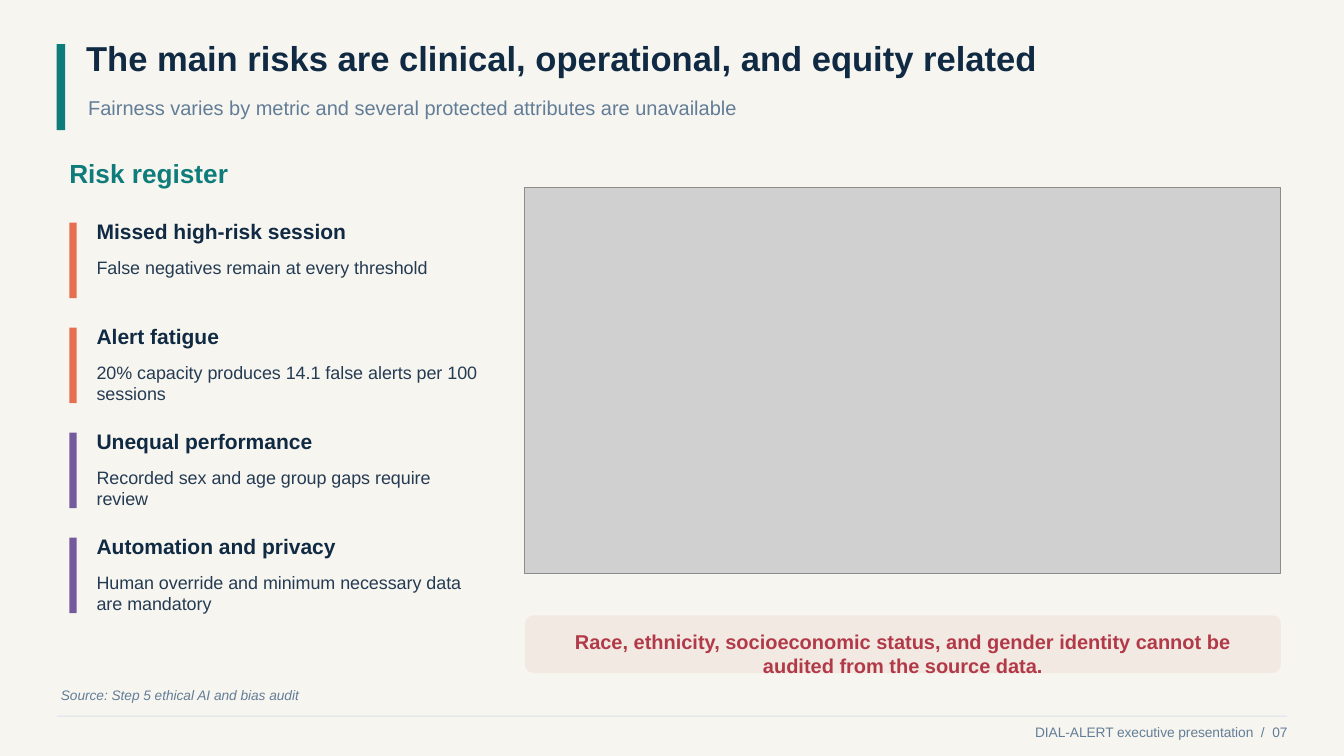
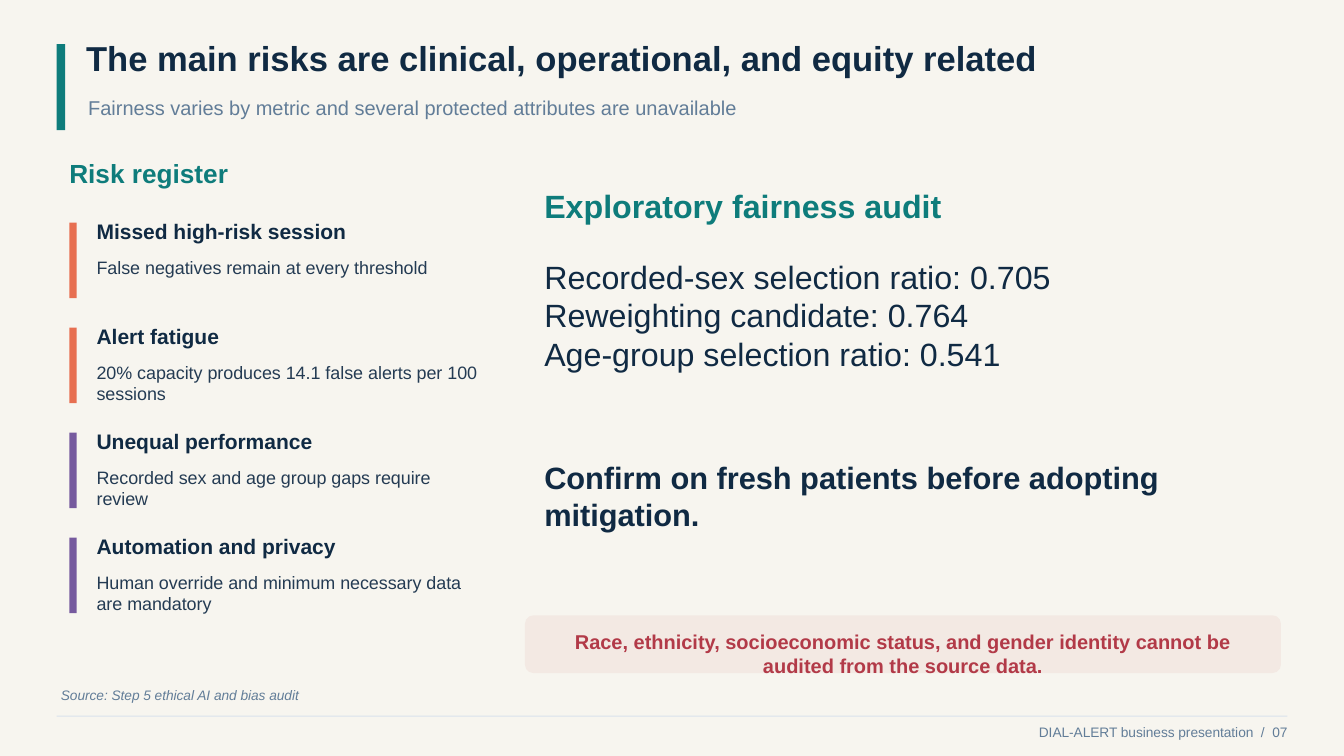
Before and after one commit to guillanofg/DIAL-ALERT, a slide deck: slide 7 of reports/Franklin_Guillano_DIAL_ALERT_Business_Presentation.pptx. Drawn at 1344x756 pixels with LibreOffice and Linux fonts; fonts in the diff are those of the drawing; grey boxes stand for pictures. Boxes give left, top, right and bottom in pixels: in the first picture for what was removed or moved away, otherwise in the second. Text is boxed around its words. In the diff, an @@ line names an element or a change of style, - is before the commit and + after.

```diff
--- a/reports/Franklin_Guillano_DIAL_ALERT_Business_Presentation.pptx
+++ b/reports/Franklin_Guillano_DIAL_ALERT_Business_Presentation.pptx
@@ picture removed at [525, 188, 1281, 574] @@
@@ text added at [544, 194, 941, 224], 23 pt, text #0E7C7B, bold @@
+Exploratory fairness audit
@@ text added at [544, 265, 1051, 372], 23 pt, text #102A43 @@
+Recorded-sex selection ratio: 0.705
+Reweighting candidate: 0.764
+Age-group selection ratio: 0.541
@@ text added at [544, 466, 1159, 531], 22 pt, text #102A43, bold @@
+Confirm on fresh patients before adopting mitigation.
@@ text at [1039, 727, 1287, 740]: text changed @@
-DIAL-ALERT executive presentation / 07
+DIAL-ALERT business presentation / 07
```
Also in this commit, not shown: 9 other slides changed, 1 slide added, 39 other files.
